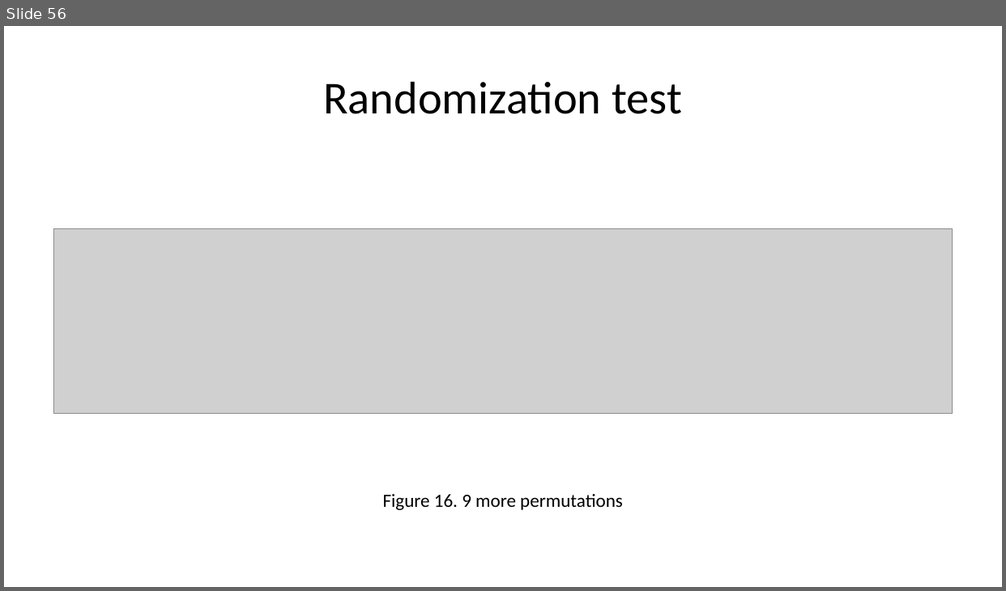
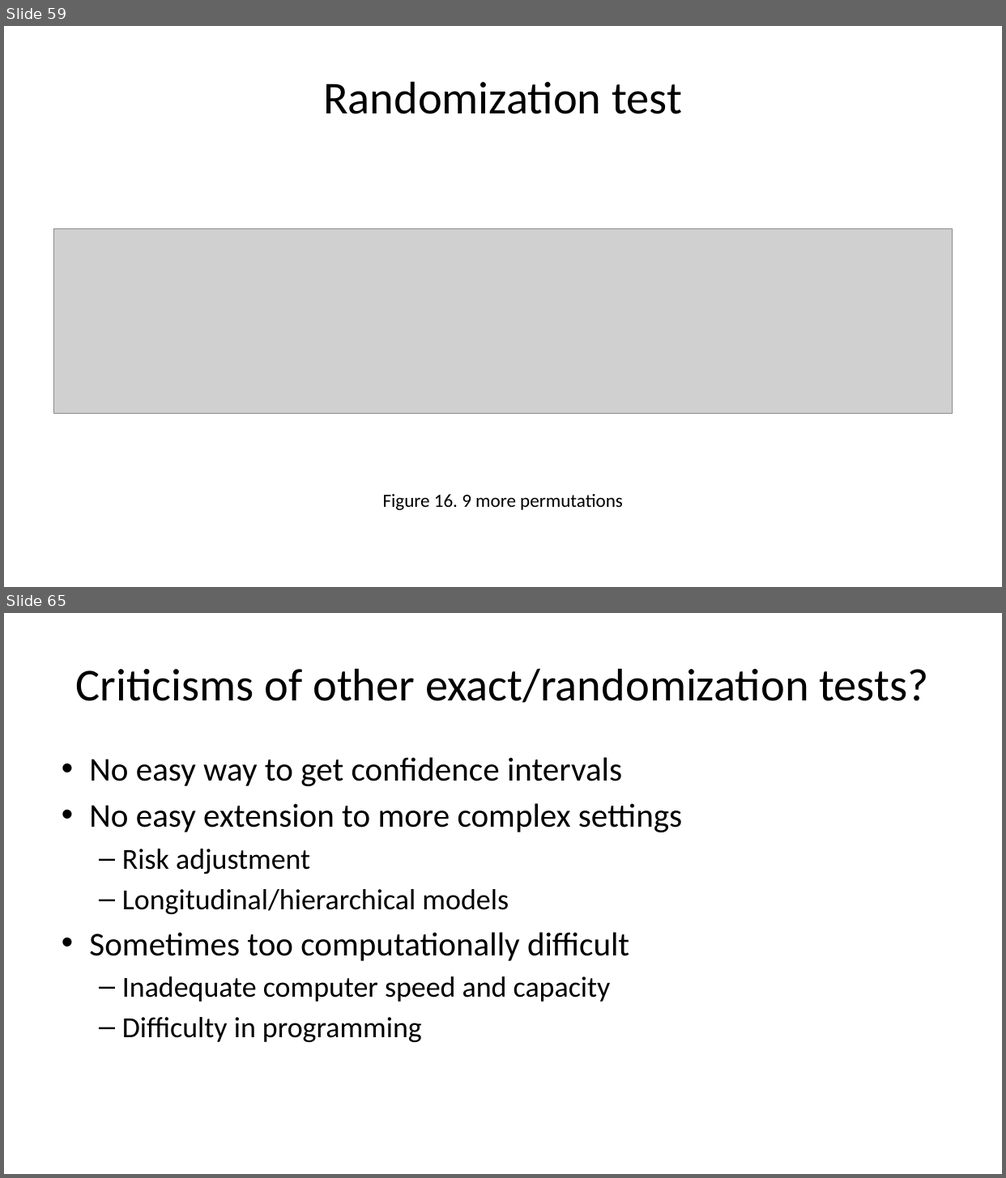
Before and after one commit to pmean/talks, a slide deck: exact-tests/results/exact-and-randomization-tests.pptx. Shown one above the other, each under a label of ours: slide 56 before the commit, slides 59 and 65 after it; the slides between them are not shown. The pictures are 1006x591 and 1006x1178 pixels, drawn with LibreOffice and Linux fonts; fonts in the diff are those of the drawing; grey boxes stand for pictures. Boxes give left, top, right and bottom in pixels: in the first picture for what was removed or moved away, otherwise in the second. Text is boxed around its words. In the diff, an @@ line names an element or a change of style, - is before the commit and + after.

```diff
--- a/exact-tests/results/exact-and-randomization-tests.pptx
+++ b/exact-tests/results/exact-and-randomization-tests.pptx
@@ slide 65 added at (x1=4, y1=613, x2=1002, y2=1174), background #FFFFFF @@
@@ title added at (x1=76, y1=668, x2=929, y2=703), 44 pt, text #000000 @@
+Criticisms of other exact/randomization tests?
@@ text added at (x1=89, y1=757, x2=682, y2=1042), 32 pt, text #000000 @@
+• No easy way to get confidence intervals
+• No easy extension to more complex settings
+  – Risk adjustment
+  – Longitudinal/hierarchical models
+• Sometimes too computationally difficult
+  – Inadequate computer speed and capacity
+  – Difficulty in programming
@@ what was slide 56 is now slide 59 @@
```
Also in this commit, not shown: 6 slides changed, 10 other slides added, 4 slides removed, 5 other files.
